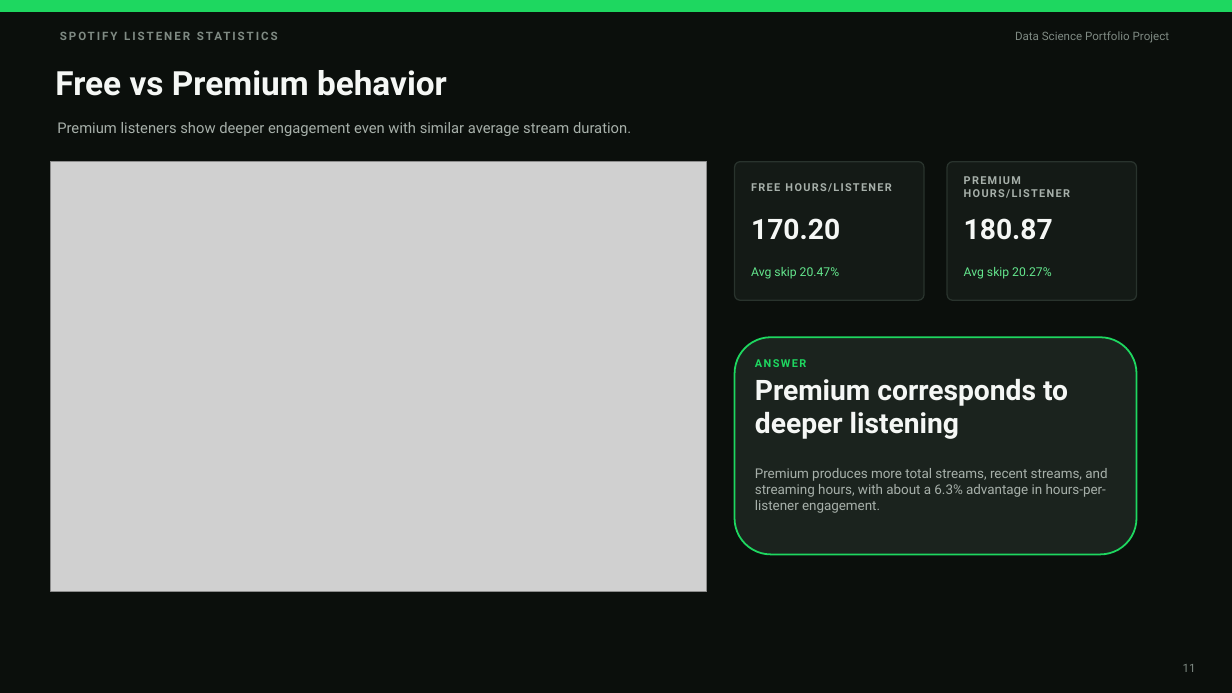
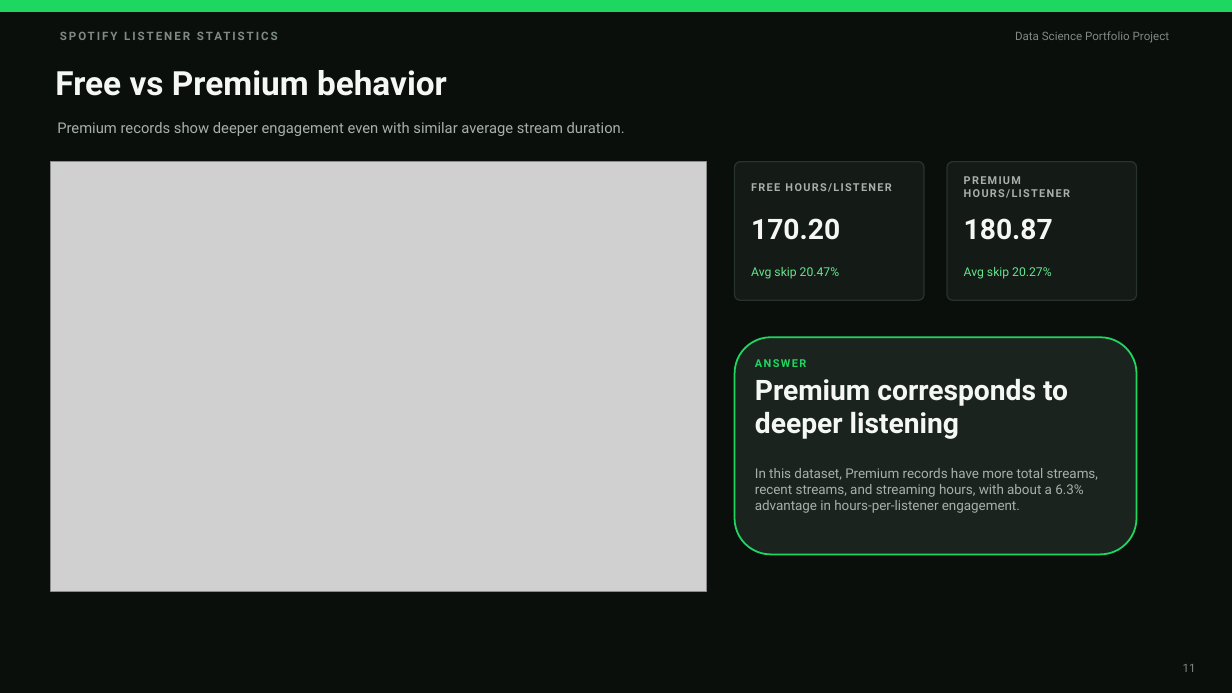
Before and after one commit to mightyalok00/spotify-listener-statistics-eda, a slide deck: slide 11 of Spotify_Listener_Statistics_Analysis_Presentation_By_Alok_Agarwal.pptx. Drawn at 1232x693 pixels with LibreOffice and Linux fonts; fonts in the diff are those of the drawing; grey boxes stand for pictures. Boxes give left, top, right and bottom in pixels: in the first picture for what was removed or moved away, otherwise in the second. Text is boxed around its words. In the diff, an @@ line names an element or a change of style, - is before the commit and + after.

```diff
--- a/Spotify_Listener_Statistics_Analysis_Presentation_By_Alok_Agarwal.pptx
+++ b/Spotify_Listener_Statistics_Analysis_Presentation_By_Alok_Agarwal.pptx
@@ text at (57,122,625,136): text changed @@
-Premium listeners show deeper engagement even with similar average stream duration.
+Premium records show deeper engagement even with similar average stream duration.
@@ text at (755,468,1098,513): text changed @@
-Premium produces more total streams, recent streams, and streaming hours, with about a 6.3% advantage in hours-per-listener engagement.
+In this dataset, Premium records have more total streams, recent streams, and streaming hours, with about a 6.3% advantage in hours-per-listener engagement.
```
Also in this commit, not shown: 10 other slides changed.
